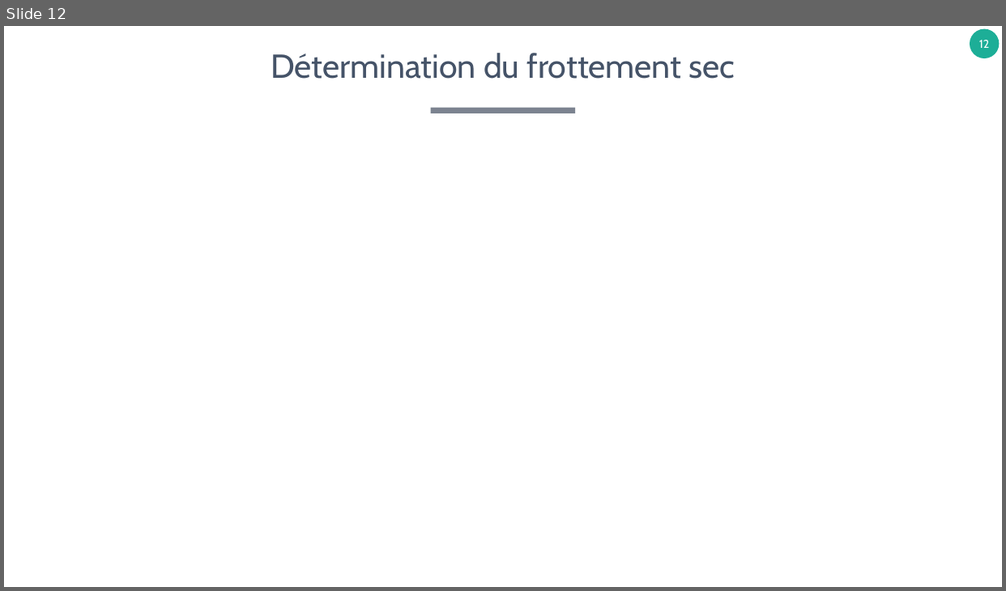
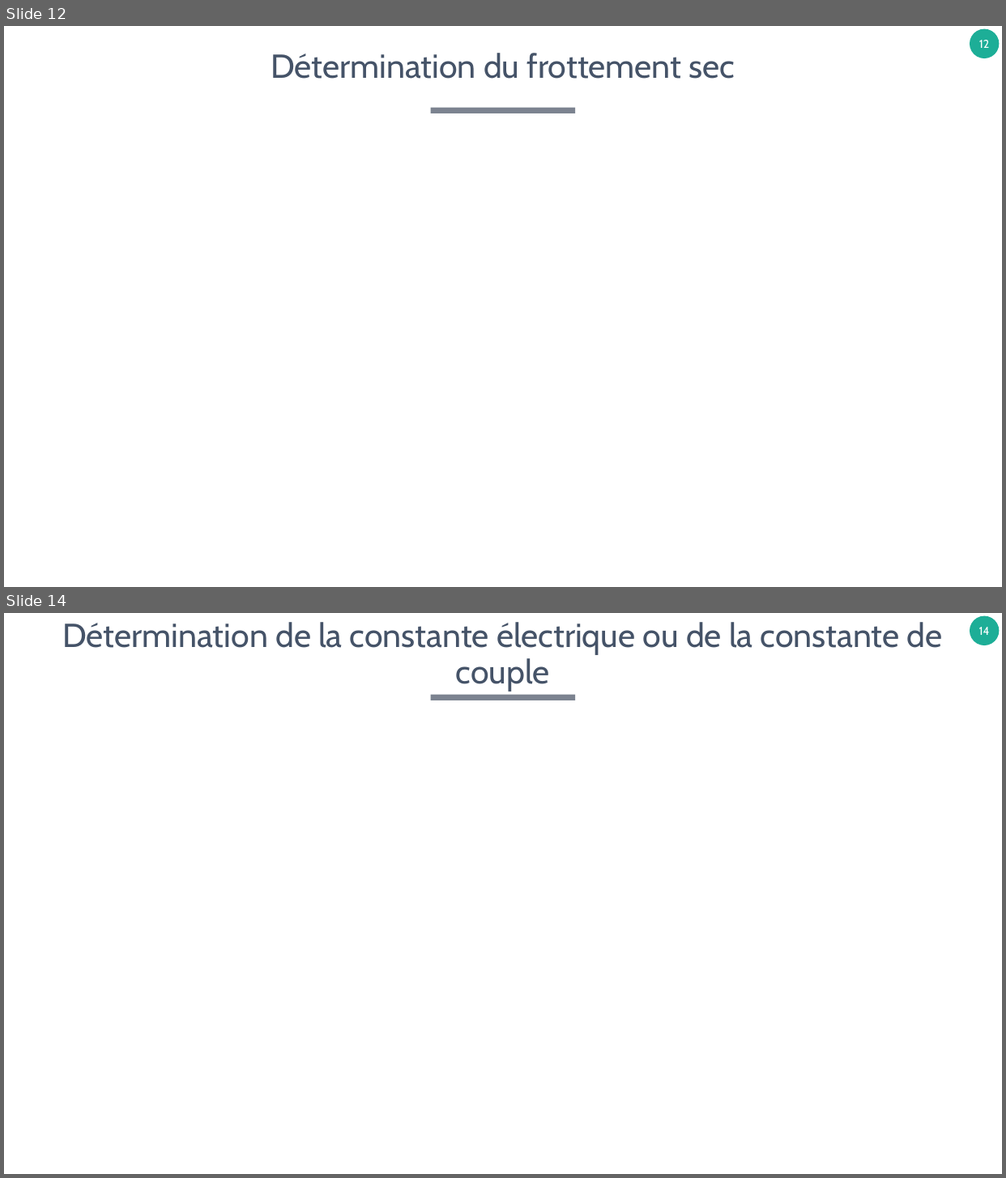
Before and after one commit to xpessoles/TP_Concours, a slide deck: Fiches_Protocoles/ProtocolesExpérimentaux.pptx. Shown one above the other, each under a label of ours: slide 12 before the commit, slides 12 and 14 after it; the slides between them are not shown. The pictures are 1006x591 and 1006x1178 pixels, drawn with LibreOffice and Linux fonts; fonts in the diff are those of the drawing. Boxes give left, top, right and bottom in pixels: in the first picture for what was removed or moved away, otherwise in the second. Text is boxed around its words. In the diff, an @@ line names an element or a change of style, - is before the commit and + after.

```diff
--- a/Fiches_Protocoles/ProtocolesExpérimentaux.pptx
+++ b/Fiches_Protocoles/ProtocolesExpérimentaux.pptx
@@ slide 14 added at (4, 613, 1002, 1174), background #FFFFFF; not listed: 2 template elements that a slide beside it also shows @@
@@ title added at (62, 622, 943, 691), 32 pt, text #455368 @@
+Détermination de la constante électrique ou de la constante de couple
```
Also in this commit, not shown: 2 slides changed, 3 other slides added, 1 slide removed.
